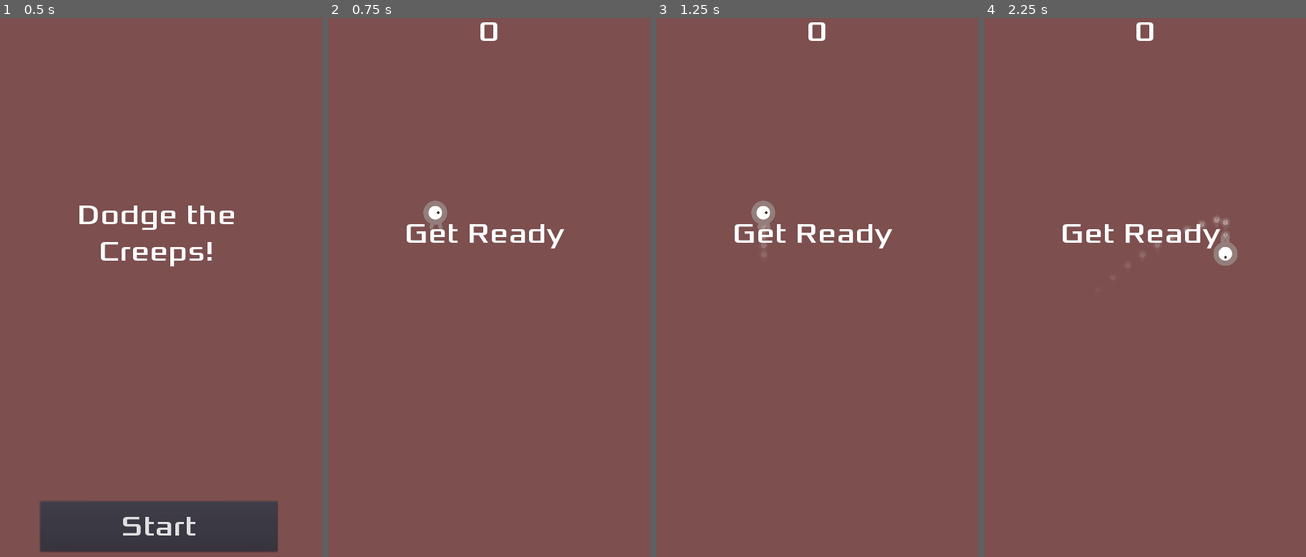
Above: before the commit, frames 1-4 (left to right).
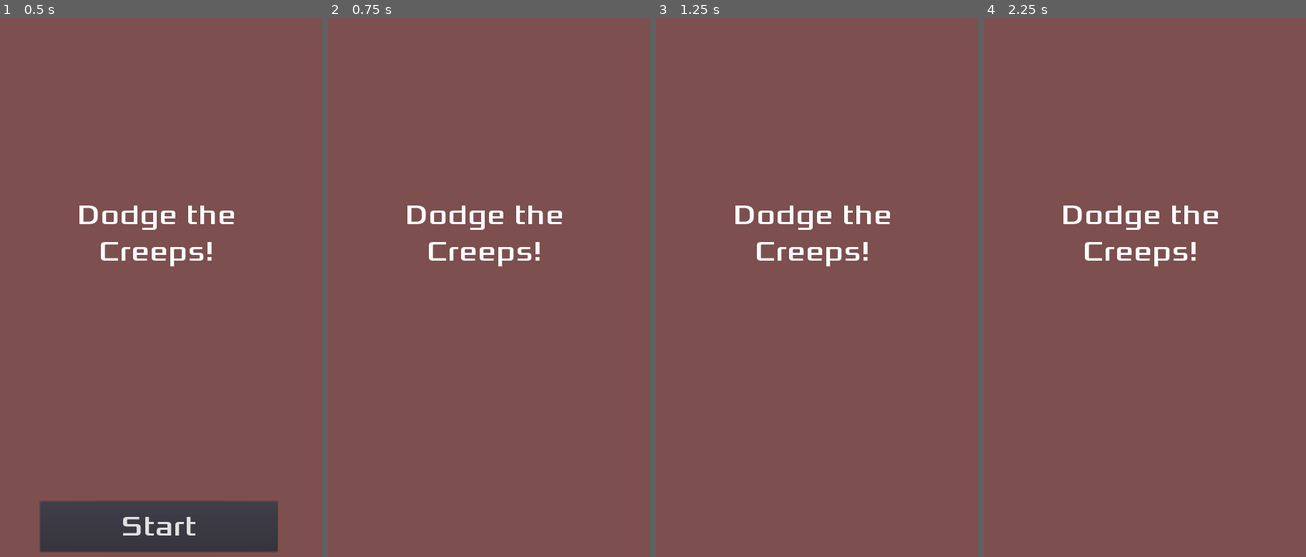
Above: after the commit, the same moments.

Repository: bbcbreno/dodge
Game: Godot game, scene res://scenes/Main.tscn
Two runs of this game, one before a commit and one after it. Both use one fixed random seed, a clock stepped at 60 frames per second and the inputs below.
Inputs (mouse positions are in pixels of both pictures, inside the frame that each line leads up to):
- Up to frame 1 (0.5 s): no input
- Up to frame 2 (0.75 s): click "Start" at 0.5 s
- Up to frame 3 (1.25 s): no input
- Up to frame 4 (2.25 s): tap Enter at 1.25 s; move the mouse to (1215, 271) at 1.27 s; hold Right (ui_right) 1.28-2.03 s; click (1215, 271) at 1.42 s; move the mouse to (1080, 330) at 2.02 s; hold Down (ui_down) from 2.03 s (still down)

Frame 1 is identical in both runs. In frame 2, 2.1% of the frame differs, in the area x 24-74%, y 0-47%; in frame 3, 2.2%; in frame 4, 2.3%, in the area x 24-79%, y 0-47%.
Error after the commit: Parse Error: The method "get_world_2d" isn't declared in the current class. (res://scenes/Main.gd:24)

Commit message:
makes touch works properly

Diff:
--- a/project.godot
+++ b/project.godot
@@ -19,6 +19,7 @@
 window/size/width=720
 window/size/height=1280
 window/handheld/orientation="portrait"
+window/handheld/emulate_touchscreen=true
 window/stretch/mode="2d"
 window/stretch/aspect="keep"
 window/stretch/shrink="1"
--- a/scenes/Main.gd
+++ b/scenes/Main.gd
@@ -2,10 +2,36 @@
 
 export (PackedScene) var Mob
 var score
+var touch_position = Vector2()
 
 
 func _ready():
 	randomize()
+
+func _physics_process(delta):
+#	var space_state = get_world_2d().direct_space_state
+#	var result = space_state.intersect_ray(Vector2(150, 150), Vector2(600, 150))
+#	if result:
+#		print("Hit at collider: ", result.collider)
+#		print("Hit at collider_id: ", result.collider_id)
+#		print("Hit at rid: ", result.rid)
+#		print("Hit at point: ", result.position)
+#		print("name: ", result.collider.name)
+#		print("---")
+#		if result.collider.name.find("Mob") == 1:
+#			result.collider.queue_free()
+	if touch_position.x > 0:
+		var space_state = get_world_2d().direct_space_state
+		var result = space_state.intersect_point(touch_position, 1, [], 2)
+		var f = result.front()
+		if f != null:
+			print("pow!")
+			f.collider.queue_free()
+		touch_position = Vector2()
+
+func _input(event):
+	if event is InputEventScreenTouch and event.pressed:
+		touch_position = event.position
 
 func game_over():
 	$ScoreTimer.stop()
--- a/scenes/Main.tscn
+++ b/scenes/Main.tscn
@@ -14,8 +14,13 @@
 "points": PoolVector2Array( 0, 0, 0, 0, -0.0409031, 0.0078702, 0, 0, 0, 0, 720, 0, 0, 0, 0, 0, 720, 1280, 0, 0, 0, 0, 0, 1280, 0, 0, 0, 0, -0.0409031, 0.0078702 )
 }
 
-[node name="Main" type="Node"]
+[node name="Main" type="CanvasLayer" index="0"]
 
+layer = 1
+offset = Vector2( 0, 0 )
+rotation = 0.0
+scale = Vector2( 1, 1 )
+transform = Transform2D( 1, 0, 0, 1, 0, 0 )
 script = ExtResource( 1 )
 Mob = ExtResource( 2 )
 
@@ -40,7 +45,7 @@
 [node name="MobTimer" type="Timer" parent="." index="2"]
 
 process_mode = 1
-wait_time = 1.4
+wait_time = 0.2
 one_shot = false
 autostart = false
 
@@ -114,5 +119,3 @@
 [connection signal="timeout" from="StartTimer" to="." method="_on_StartTimer_timeout"]
 
 [connection signal="start_game" from="HUD" to="." method="new_game"]
-
-[connection signal="timeout" from="DifficultTimer" to="." method="_on_DifficultTimer_timeout"]
--- a/scenes/Mob.tscn
+++ b/scenes/Mob.tscn
@@ -37,7 +37,7 @@
 [node name="Mob" type="RigidBody2D"]
 
 input_pickable = false
-collision_layer = 1
+collision_layer = 3
 collision_mask = 0
 mode = 0
 mass = 1.0
@@ -55,6 +55,7 @@
 angular_velocity = 0.0
 angular_damp = -1.0
 script = ExtResource( 1 )
+_sections_unfolded = [ "Collision" ]
 MIN_SPEED = 150
 MAX_SPEED = 250
 
--- a/scenes/Player.tscn
+++ b/scenes/Player.tscn
@@ -91,7 +91,7 @@
 radius = 27.1058
 height = 13.5673
 
-[node name="Player" type="Area2D" index="0"]
+[node name="Player" type="Area2D"]
 
 position = Vector2( -0.0481567, 0 )
 input_pickable = true
@@ -141,5 +141,6 @@
 [node name="CollisionShape2D" type="CollisionShape2D" parent="." index="2"]
 
 shape = SubResource( 7 )
+_sections_unfolded = [ "Material", "Transform", "Visibility", "Z Index" ]
 
 [connection signal="body_entered" from="." to="." method="_on_Player_body_entered"]
